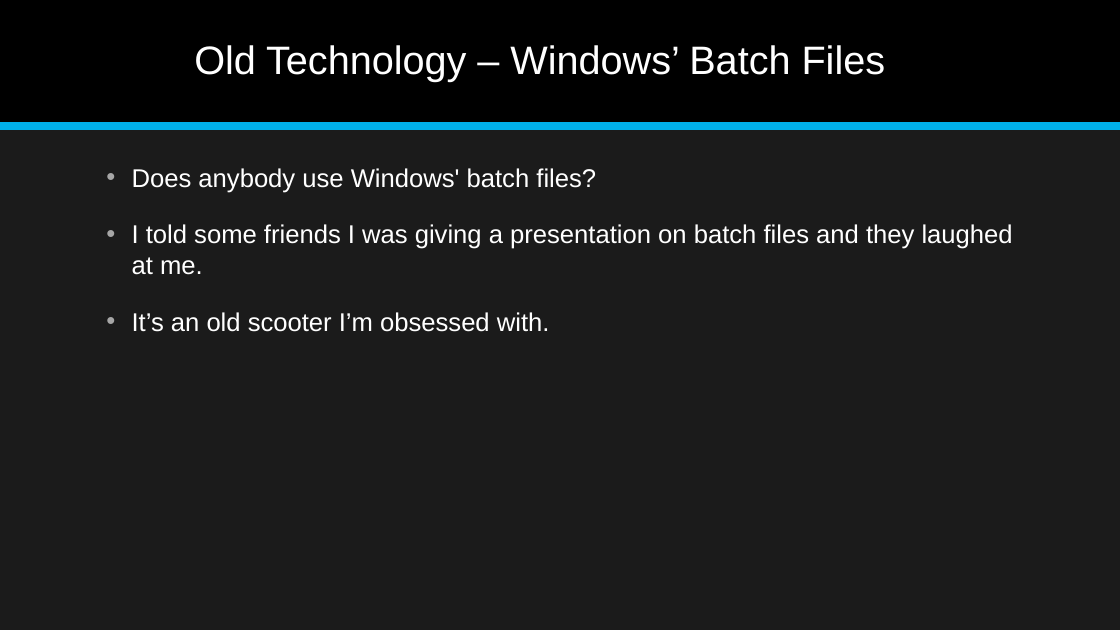
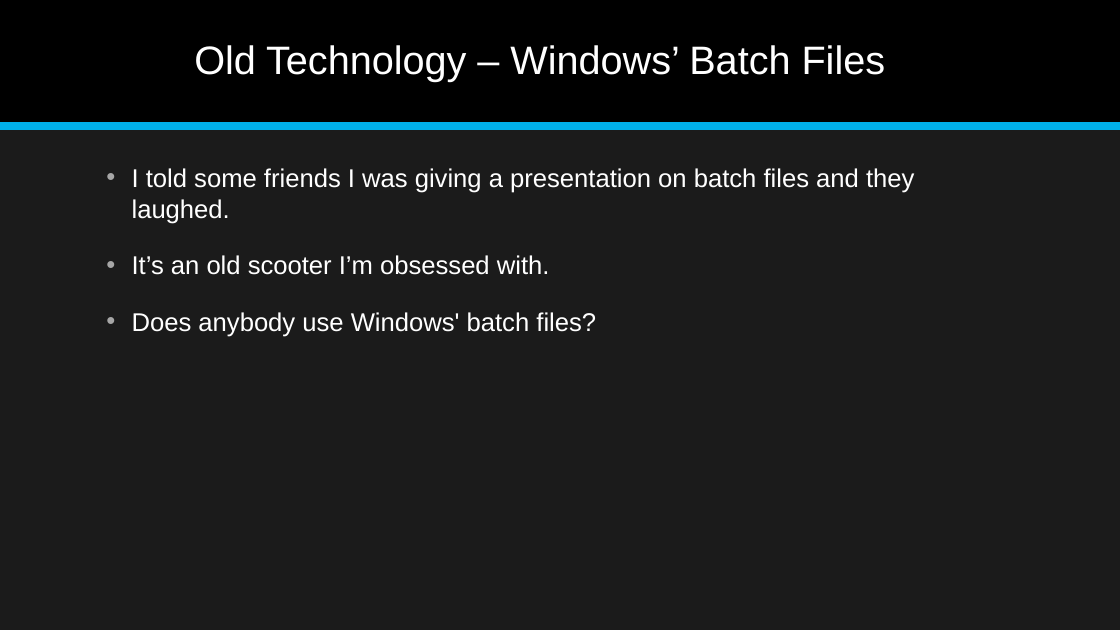
Before and after one commit to jonathan-r-jones/Composable-Batch-Files, a slide deck: slide 1 of Composable Batch File Helper.pptx. Drawn at 1120x630 pixels with LibreOffice and Linux fonts; fonts in the diff are those of the drawing. Boxes give left, top, right and bottom in pixels: in the first picture for what was removed or moved away, otherwise in the second. Text is boxed around its words. In the diff, an @@ line names an element or a change of style, - is before the commit and + after.

Commit message:
Aug-13-2018_6:31_PM

```diff
--- a/Composable Batch File Helper.pptx
+++ b/Composable Batch File Helper.pptx
@@ text at (132,168,914,275): paragraphs added @@
+• I told some friends I was giving a presentation on batch files and they laughed.
+• It’s an old scooter I’m obsessed with.
@@ text at (132,224,1013,332): paragraphs removed @@
-• I told some friends I was giving a presentation on batch files and they laughed at me.
-• It’s an old scooter I’m obsessed with.
```
Also in this commit, not shown: 1 other slide changed.
